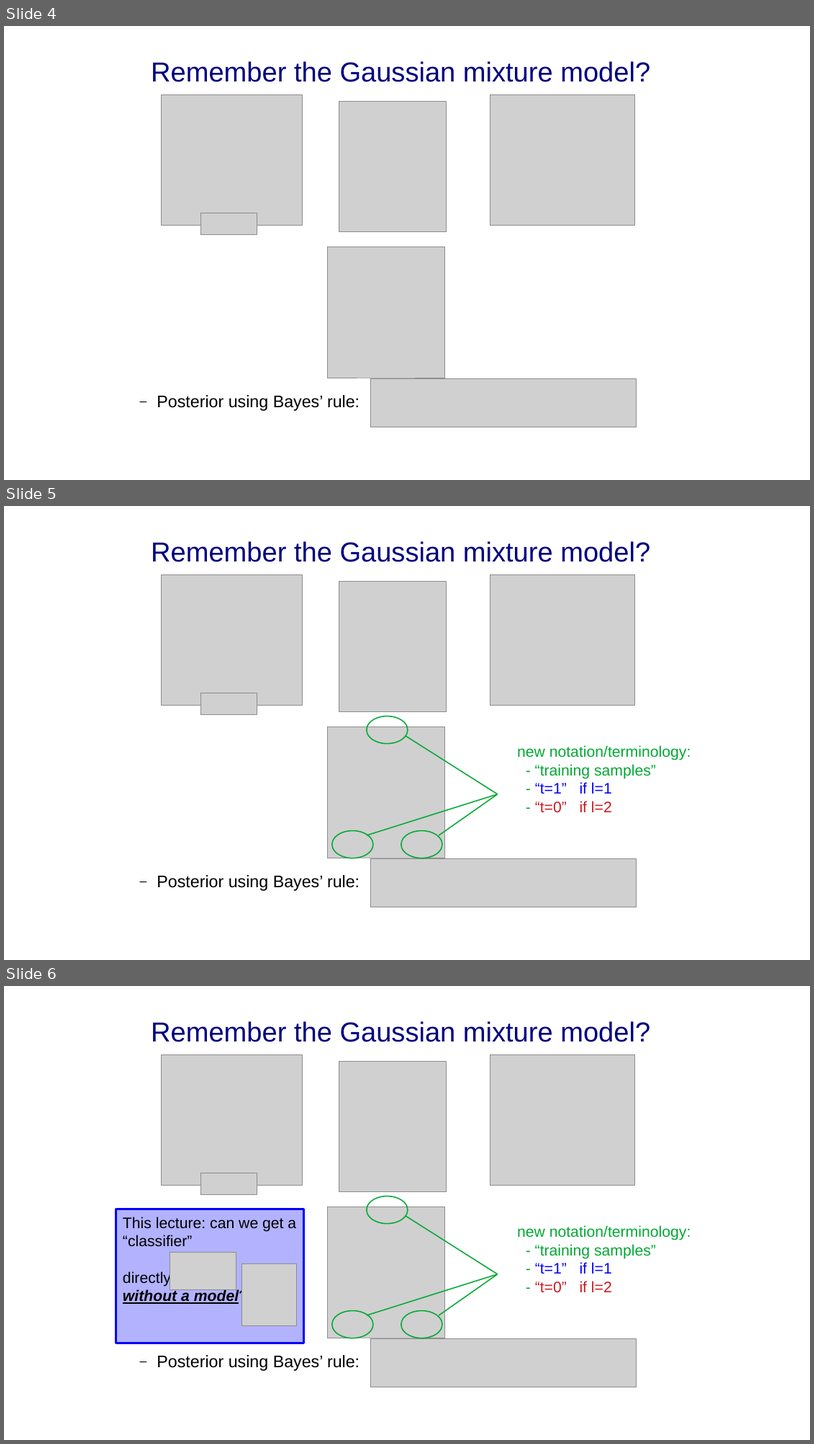
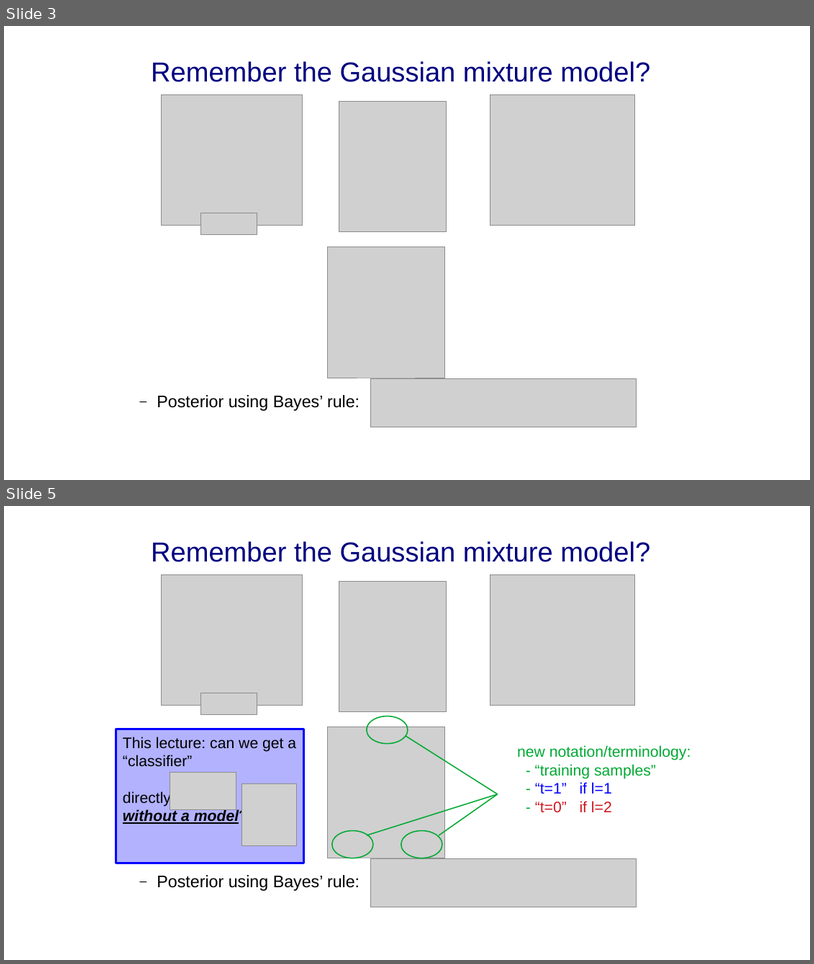
Before and after one commit to oulap/MIA, a slide deck: lecture_slides/lecture_neural_nets/lecture_neuralNets.odp. Shown one above the other, each under a label of ours: slides 4, 5 and 6 before the commit, slides 3 and 5 after it; the slides between them are not shown. The pictures are 814x1444 and 814x964 pixels, drawn with LibreOffice and Linux fonts; fonts in the diff are those of the drawing; grey boxes stand for pictures; background and template pictures are left out. Boxes give left, top, right and bottom in pixels: in the first picture for what was removed or moved away, otherwise in the second. Text is boxed around its words. In the diff, an @@ line names an element or a change of style, - is before the commit and + after.

```diff
--- a/lecture_slides/lecture_neural_nets/lecture_neuralNets.odp
+++ b/lecture_slides/lecture_neural_nets/lecture_neuralNets.odp
@@ slide 5 removed at <box>4,506,810,960</box>, background #FFFFFF @@
@@ title removed at <box>151,541,651,562</box> @@
-Remember the Gaussian mixture model?
@@ picture removed at <box>161,574,302,705</box> @@
@@ picture removed at <box>340,581,446,712</box> @@
@@ picture removed at <box>490,574,635,705</box> @@
@@ picture removed at <box>201,692,257,715</box> @@
@@ ellipse removed at <box>367,716,408,744</box> @@
@@ picture removed at <box>328,726,445,857</box> @@
@@ line removed from (406, 736) to (498, 794) @@
@@ text removed at <box>517,745,692,812</box> @@
-new notation/terminology:
-- “training samples”
-- “t=1” if l=1
-- “t=0” if l=2
@@ line removed from (367, 835) to (498, 794) @@
@@ line removed from (439, 835) to (498, 794) @@
@@ ellipse removed at <box>332,831,373,858</box> @@
@@ ellipse removed at <box>401,831,442,858</box> @@
@@ picture removed at <box>370,858,636,906</box> @@
@@ text removed at <box>157,875,360,890</box> @@
-  – Posterior using Bayes’ rule:
@@ what was slide 4 is now slide 3 @@
@@ what was slide 6 is now slide 5 @@
```
Also in this commit, not shown: 2 slides changed, 1 slide added, 2 other files.
